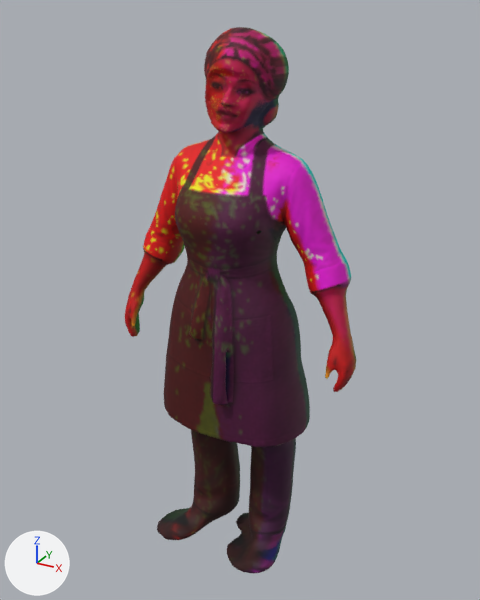
Renders of the glTF model assets/figures/juniper.glb from each side of a commit.
One viewpoint serves both versions: a 50 mm lens placed at (0.894, -1.577, 1.71), pointed at (0.001, 0.048, 0.897). Lighting does not change. The marker at lower left points along +X, +Y and +Z. The picture after the commit comes second. Vertices at exactly the same position are counted once.

In view in the first picture: 'juniper'.
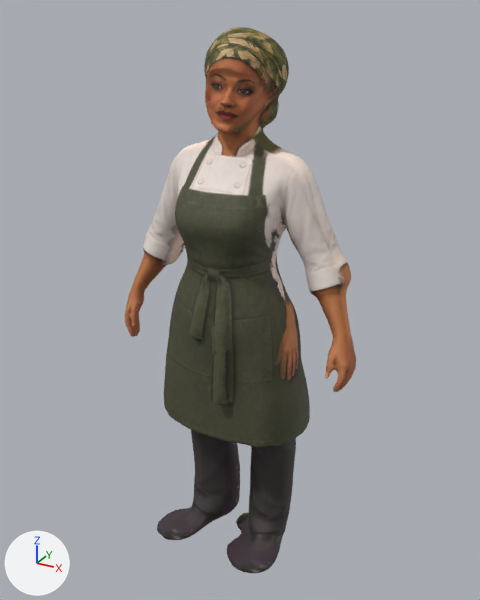
Scene script edits in JSON lines:
```json
{"op": "add", "block": "img_juniper_baked", "code": ["img_juniper_baked = load_image('juniper_baked', '_unpacked/juniper_baked', 2048, 2048, 'sRGB')"]}
{"op": "remove", "block": "mat_juniper", "code": "n2 = _N.new('ShaderNodeMix'); n2.name = 'Mix'"}
{"op": "remove", "block": "mat_juniper", "code": "n2.data_type = 'RGBA'"}
{"op": "remove", "block": "mat_juniper", "code": "n2.blend_type = 'MULTIPLY'"}
{"op": "remove", "block": "mat_juniper", "code": "n2.inputs[0].default_value = 1.0  # 'Factor'"}
{"op": "remove", "block": "mat_juniper", "code": "n3 = _N.new('ShaderNodeVertexColor'); n3.name = 'Color Attribute'"}
{"block": "mat_juniper", "where": "n4 = _N.new('ShaderNodeTexImage'); n4.name = 'Image Texture'"}
{"op": "set", "path": "n4.image", "old": "img_juniper_tex", "new": "img_juniper_baked"}
{"block": "mat_juniper", "where": "n0 = _N.new('ShaderNodeBsdfPrincipled'); n0.name = 'Principled BSDF'"}
{"op": "remove", "block": "mat_juniper", "code": "_L.new(n2.outputs[2], n0.inputs[0])  # 'Result' to 'Base Color'"}
{"op": "remove", "block": "mat_juniper", "code": "_L.new(n3.outputs[0], n2.inputs[7])  # 'Color' to 'B'"}
{"op": "remove", "block": "mat_juniper", "code": "_L.new(n4.outputs[0], n2.inputs[6])  # 'Color' to 'A'"}
{"op": "add", "block": "mat_juniper", "code": "_L.new(n4.outputs[0], n0.inputs[0])  # 'Color' to 'Base Color'"}
{"block": "me_mesh_0", "where": "# used by ob_juniper; location = (0.0, 0.0, 0.0)"}
{"op": "remove", "block": "me_mesh_0", "code": "me_mesh_0.from_pydata(...)  # 41077 vertices, 82116 faces; spans x -0.4..0.39, y -0.17..0.2, z 0.0..1.66"}
{"op": "add", "block": "me_mesh_0", "code": "me_mesh_0.from_pydata(...)  # 41076 vertices, 82116 faces; spans x -0.4..0.39, y -0.17..0.2, z 0.0..1.66"}
{"block": "me_mesh_0", "change": "me_mesh_0 part 1: 5415 vertices moved within x -0.39..0.39, y -0.17..0.19, z 0.0..1.66; 1 vertex removed from x 0.11, y 0.12, z 0.75"}
{"block": "me_mesh_0", "change": "me_mesh_0 part 2: 40249 kept faces spanning x -0.4..0.39, y -0.17..0.2, z 0.0..1.66 get new texture (UV) coordinates"}
```

Pixel boxes [x1, y1, x2, y2] of what changed, in the pictures (480 x 600 px; the box of a moved part takes in the faces that stretch with it):
```json
{"object": "juniper", "change": "surface changed", "before": [125, 27, 356, 573], "after": [125, 27, 356, 573], "on screen": "lighter"}
{"part": 1, "of": "me_mesh_0", "change": "moved or reshaped", "before": [125, 28, 356, 573], "after": [125, 28, 356, 573]}
{"part": 2, "of": "me_mesh_0", "change": "surface changed", "before": [125, 27, 355, 573], "after": [125, 27, 355, 573], "on screen": "lighter"}
```
